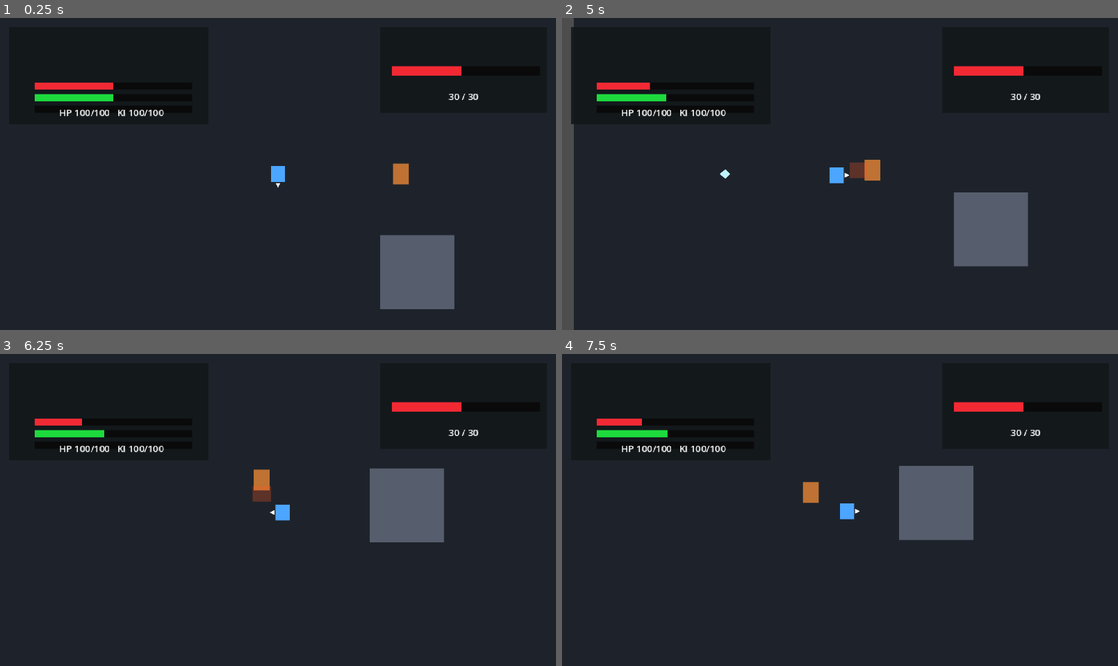
Above: before the commit, frames 1-4 (two rows, left to right).
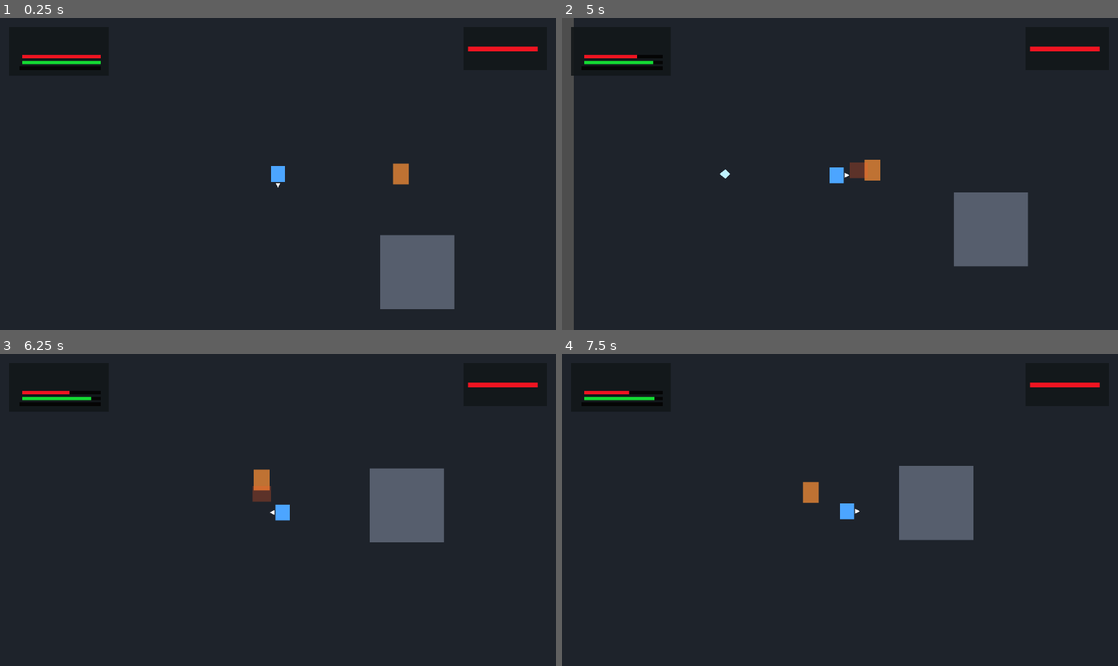
Above: after the commit, the same moments.

Repository: kikajima/dragonballsoullegacy
Game: Godot game, scene res://scenes/bootstrap/bootstrap.tscn
Two runs of this game, one before a commit and one after it. Both use one fixed random seed, a clock stepped at 60 frames per second and the inputs below.
Inputs:
- Up to frame 1 (0.25 s): no input
- Up to frame 2 (5 s): hold D (move_right) 0.53-1.28 s; tap J (attack) at 0.6 s; hold S (move_down) 1.28-2.03 s; tap Shift (block) at 1.35 s; hold D (move_right) 2.03-2.78 s; hold L (charge_ki) 2.03-2.78 s; hold W (move_up) 2.78-3.53 s; tap Space (dash) at 2.85 s; hold A (move_left) from 3.53 s (still down); tap E (interact) at 3.6 s; tap K (ki_blast) at 4.35 s
- Up to frame 3 (6.25 s): release A (move_left) at 5.03 s; hold S (move_down) 5.03-5.78 s; tap I (kick) at 5.1 s; hold D (move_right) from 5.78 s (still down); tap J (attack) at 5.85 s
- Up to frame 4 (7.5 s): release D (move_right) at 6.53 s; hold W (move_up) 6.53-7.28 s; hold Shift (block) 6.53-7.28 s; tap Enter at 7.25 s; hold D (move_right) from 7.28 s (still down); tap L (charge_ki) at 7.35 s

The runs differ from the first frame. In frame 1, 3.3% of the frame differs, in the area x 4-98%, y 9-32%; in frame 2, 3.3%, in the area x 1-98%, y 9-35%; in frame 3, 3.2%; in frame 4, 3.2%.

Commit message:
fix: align HUD bars to original sprite layout

Diff:
--- a/ui/hud/combat_hud.tscn
+++ b/ui/hud/combat_hud.tscn
@@ -16,129 +16,107 @@
 layout_mode = 0
 offset_left = 8.0
 offset_top = 8.0
-offset_right = 180.0
-offset_bottom = 92.0
+offset_right = 94.0
+offset_bottom = 50.0
 
 [node name="Fallback" type="ColorRect" parent="PlayerPanel"]
 layout_mode = 0
-offset_right = 172.0
-offset_bottom = 84.0
-color = Color(0.07, 0.09, 0.1, 0.88)
+offset_right = 86.0
+offset_bottom = 42.0
+color = Color(0.07, 0.09, 0.1, 0.9)
 mouse_filter = 2
 
 [node name="PanelTexture" type="TextureRect" parent="PlayerPanel"]
 visible = false
 layout_mode = 0
-offset_right = 172.0
-offset_bottom = 84.0
+offset_right = 86.0
+offset_bottom = 42.0
 expand_mode = 1
 stretch_mode = 0
 mouse_filter = 2
 
 [node name="HPBackground" type="ColorRect" parent="PlayerPanel"]
 layout_mode = 0
-offset_left = 22.0
-offset_top = 48.0
-offset_right = 158.0
-offset_bottom = 54.0
-color = Color(0.04, 0.04, 0.04, 1)
+offset_left = 11.0
+offset_top = 24.0
+offset_right = 79.0
+offset_bottom = 27.0
+color = Color(0.02, 0.02, 0.02, 1)
 mouse_filter = 2
 
 [node name="HPFill" type="ColorRect" parent="PlayerPanel"]
 layout_mode = 0
-offset_left = 22.0
-offset_top = 48.0
-offset_right = 158.0
-offset_bottom = 54.0
-color = Color(0.95, 0.16, 0.2, 1)
+offset_left = 11.0
+offset_top = 24.0
+offset_right = 79.0
+offset_bottom = 27.0
+color = Color(0.94, 0.08, 0.13, 1)
 mouse_filter = 2
 
 [node name="KiBackground" type="ColorRect" parent="PlayerPanel"]
 layout_mode = 0
-offset_left = 22.0
-offset_top = 58.0
-offset_right = 158.0
-offset_bottom = 64.0
-color = Color(0.04, 0.04, 0.04, 1)
+offset_left = 11.0
+offset_top = 29.0
+offset_right = 79.0
+offset_bottom = 32.0
+color = Color(0.02, 0.02, 0.02, 1)
 mouse_filter = 2
 
 [node name="KiFill" type="ColorRect" parent="PlayerPanel"]
 layout_mode = 0
-offset_left = 22.0
-offset_top = 58.0
-offset_right = 158.0
-offset_bottom = 64.0
-color = Color(0.12, 0.86, 0.24, 1)
+offset_left = 11.0
+offset_top = 29.0
+offset_right = 79.0
+offset_bottom = 32.0
+color = Color(0.08, 0.86, 0.2, 1)
 mouse_filter = 2
 
-[node name="ExpMask" type="ColorRect" parent="PlayerPanel"]
+[node name="ExpBackground" type="ColorRect" parent="PlayerPanel"]
 layout_mode = 0
-offset_left = 22.0
-offset_top = 68.0
-offset_right = 158.0
-offset_bottom = 74.0
-color = Color(0.04, 0.04, 0.04, 1)
-mouse_filter = 2
-
-[node name="Values" type="Label" parent="PlayerPanel"]
-layout_mode = 0
-offset_left = 8.0
-offset_top = 68.0
-offset_right = 170.0
-offset_bottom = 84.0
-theme_override_font_sizes/font_size = 8
-text = "HP 100/100   KI 100/100"
-horizontal_alignment = 1
+offset_left = 9.0
+offset_top = 34.0
+offset_right = 79.0
+offset_bottom = 37.0
+color = Color(0.02, 0.02, 0.02, 1)
 mouse_filter = 2
 
 [node name="EnemyPanel" type="Control" parent="."]
 layout_mode = 0
-offset_left = 328.0
+offset_left = 400.0
 offset_top = 8.0
 offset_right = 472.0
-offset_bottom = 82.0
+offset_bottom = 45.0
 
 [node name="Fallback" type="ColorRect" parent="EnemyPanel"]
 layout_mode = 0
-offset_right = 144.0
-offset_bottom = 74.0
-color = Color(0.07, 0.09, 0.1, 0.88)
+offset_right = 72.0
+offset_bottom = 37.0
+color = Color(0.07, 0.09, 0.1, 0.9)
 mouse_filter = 2
 
 [node name="PanelTexture" type="TextureRect" parent="EnemyPanel"]
 visible = false
 layout_mode = 0
-offset_right = 144.0
-offset_bottom = 74.0
+offset_right = 72.0
+offset_bottom = 37.0
 expand_mode = 1
 stretch_mode = 0
 mouse_filter = 2
 
 [node name="HPBackground" type="ColorRect" parent="EnemyPanel"]
 layout_mode = 0
-offset_left = 10.0
-offset_top = 34.0
-offset_right = 138.0
-offset_bottom = 42.0
-color = Color(0.04, 0.04, 0.04, 1)
+offset_left = 4.0
+offset_top = 17.0
+offset_right = 64.0
+offset_bottom = 21.0
+color = Color(0.02, 0.02, 0.02, 1)
 mouse_filter = 2
 
 [node name="HPFill" type="ColorRect" parent="EnemyPanel"]
 layout_mode = 0
-offset_left = 10.0
-offset_top = 34.0
-offset_right = 138.0
-offset_bottom = 42.0
-color = Color(0.95, 0.16, 0.2, 1)
+offset_left = 4.0
+offset_top = 17.0
+offset_right = 64.0
+offset_bottom = 21.0
+color = Color(0.94, 0.08, 0.13, 1)
 mouse_filter = 2
-
-[node name="Values" type="Label" parent="EnemyPanel"]
-layout_mode = 0
-offset_left = 8.0
-offset_top = 54.0
-offset_right = 136.0
-offset_bottom = 70.0
-theme_override_font_sizes/font_size = 8
-text = "30 / 30"
-horizontal_alignment = 1
-mouse_filter = 2
